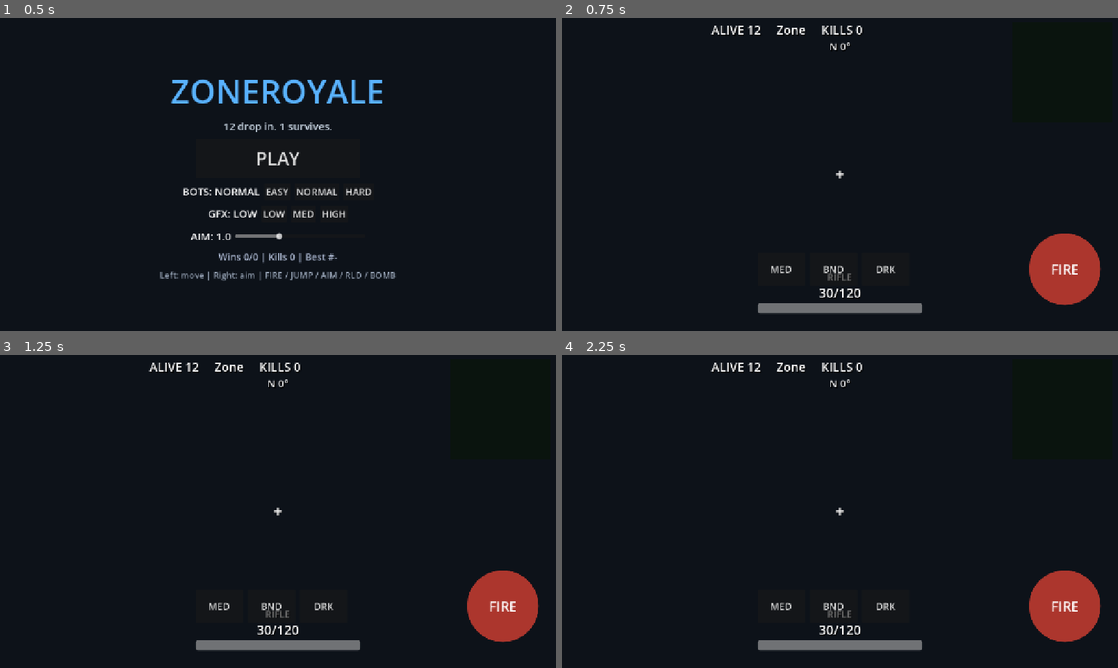
Above: before the commit, frames 1-4 (two rows, left to right).
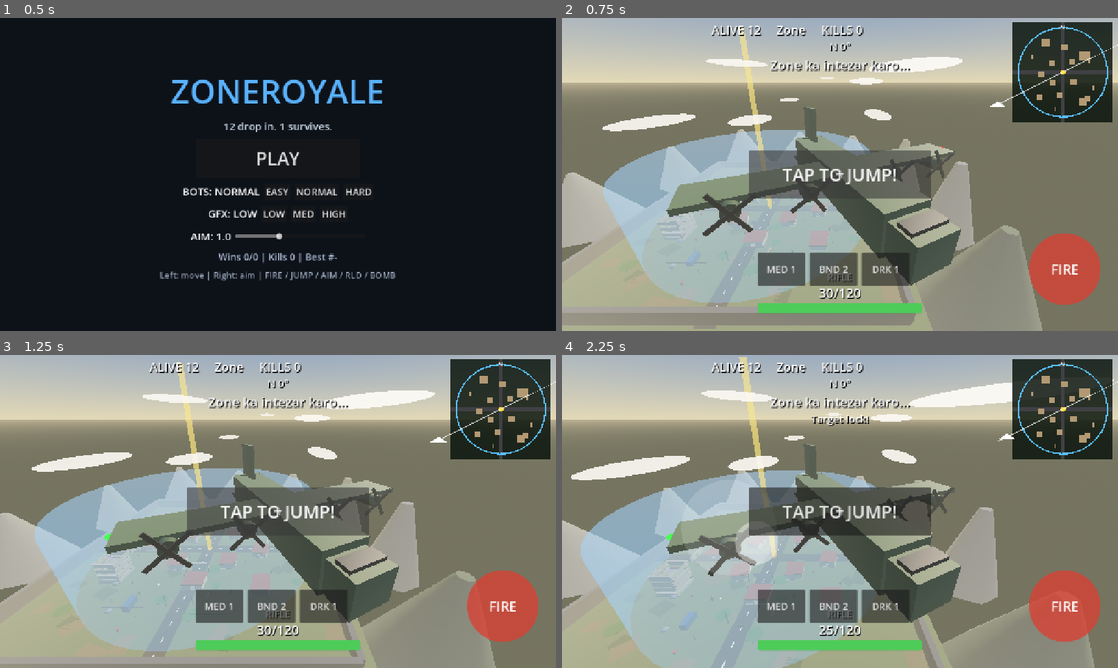
Above: after the commit, the same moments.

Repository: Srizvi786/Zonearina
Game: Godot game, scene res://scenes/main_menu.tscn
Same seed, same stepped clock (60 frames per second), same inputs: the game is played once before the commit and once after it.
Inputs (mouse positions are in pixels of both pictures, inside the frame that each line leads up to):
- Up to frame 1 (0.5 s): no input
- Up to frame 2 (0.75 s): click "PLAY" at 0.5 s
- Up to frame 3 (1.25 s): no input
- Up to frame 4 (2.25 s): drag from (1062, 408) to (895, 442) at 1.27 s; drag from (728, 527) to (812, 574) at 2.02 s

Frame 1 is identical in both runs. In frame 2, 95% of the frame differs, in the area x 0-100%, y 0-100%; in frame 3, 95%; in frame 4, 96%.
Error before the commit: Parse Error: Too many arguments for "_mat()" call. Expected at most 2 but received 3. (res://scripts/arena.gd:434)

Commit message:
fix: arena._mat accepts metallic arg

Diff:
--- a/scripts/arena.gd
+++ b/scripts/arena.gd
@@ -110,10 +110,11 @@
 	return st
 
 
-func _mat(c: Color, rough := 0.9) -> StandardMaterial3D:
+func _mat(c: Color, rough := 0.9, metal := 0.0) -> StandardMaterial3D:
 	var m := StandardMaterial3D.new()
 	m.albedo_color = c
 	m.roughness = rough
+	m.metallic = metal
 	return m
 
 
